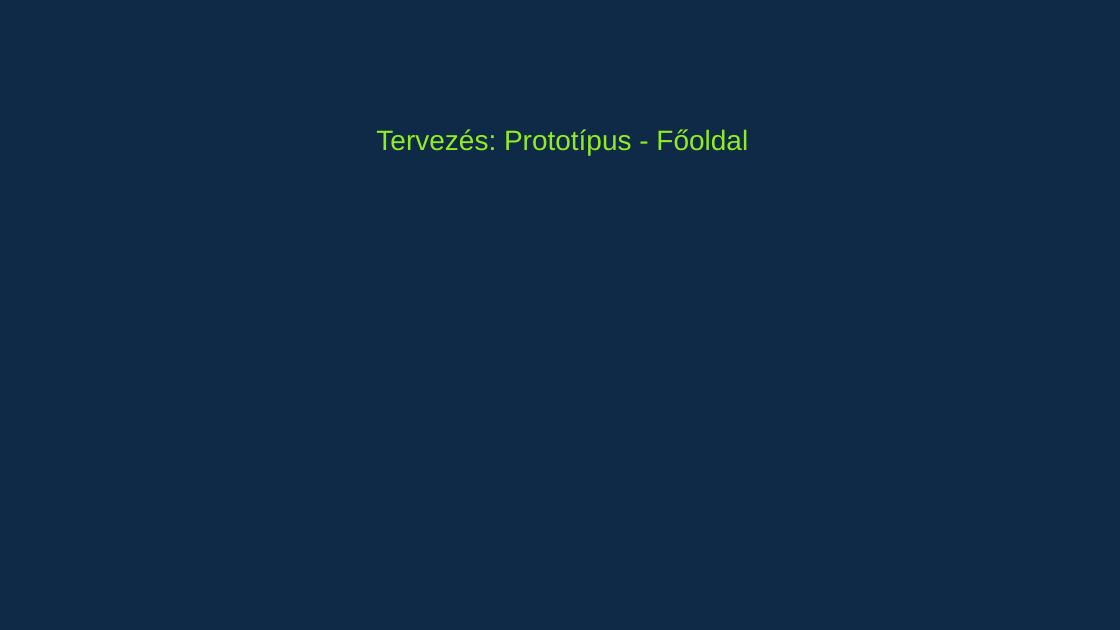
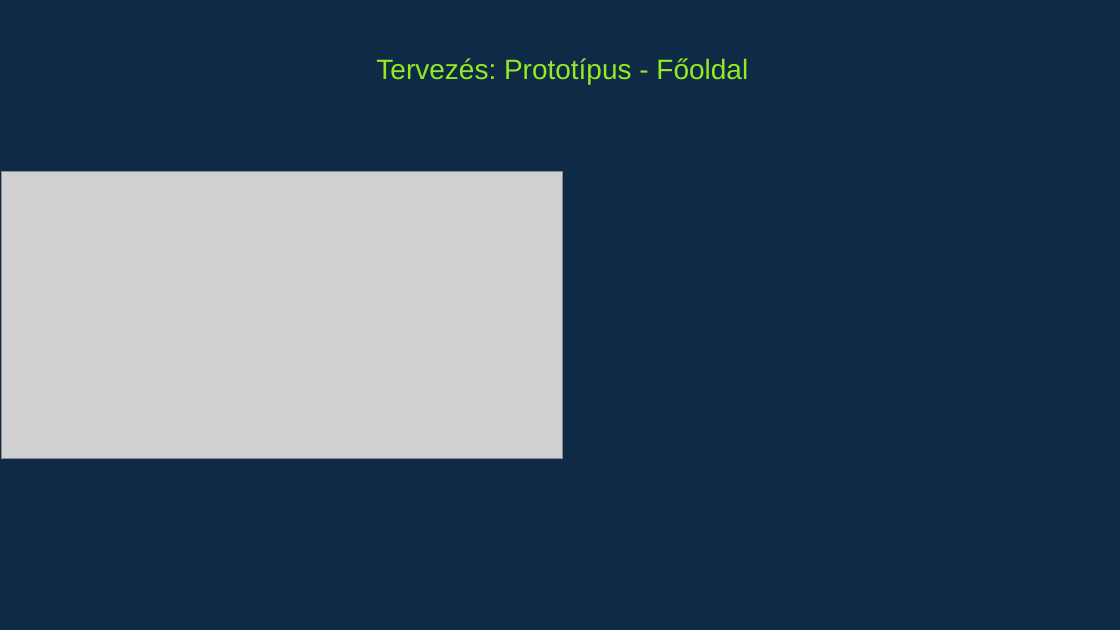
Before and after one commit to Vikhun15/lucky_kavezo, a slide deck: slide 8 of prezentáció/Lucky – A mi kis kávézónk.pptx. Drawn at 1120x630 pixels with LibreOffice and Linux fonts; fonts in the diff are those of the drawing; grey boxes stand for pictures. Boxes give left, top, right and bottom in pixels: in the first picture for what was removed or moved away, otherwise in the second. Text is boxed around its words. In the diff, an @@ line names an element or a change of style, - is before the commit and + after.

```diff
--- a/prezentáció/Lucky – A mi kis kávézónk.pptx
+++ b/prezentáció/Lucky – A mi kis kávézónk.pptx
@@ title "Tervezés: Prototípus - Főoldal": place and size @@
-title "Tervezés: Prototípus - Főoldal" at box(376, 129, 748, 155)
+title "Tervezés: Prototípus - Főoldal" at box(376, 58, 748, 84)
@@ picture added at box(2, 171, 562, 460) @@
```
Also in this commit, not shown: 2 other slides changed.
